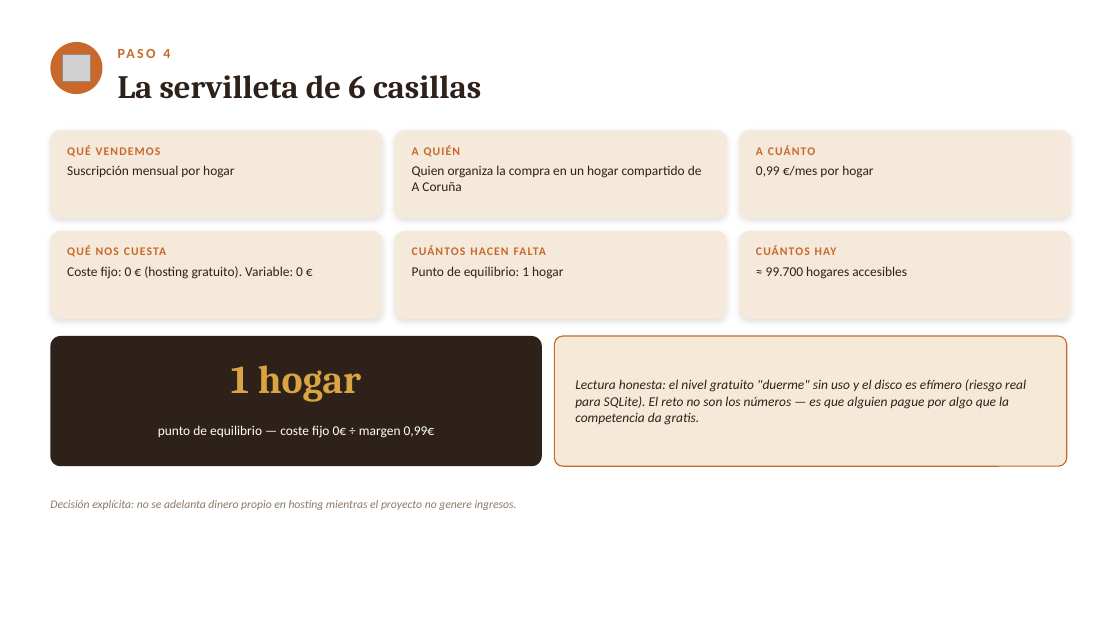
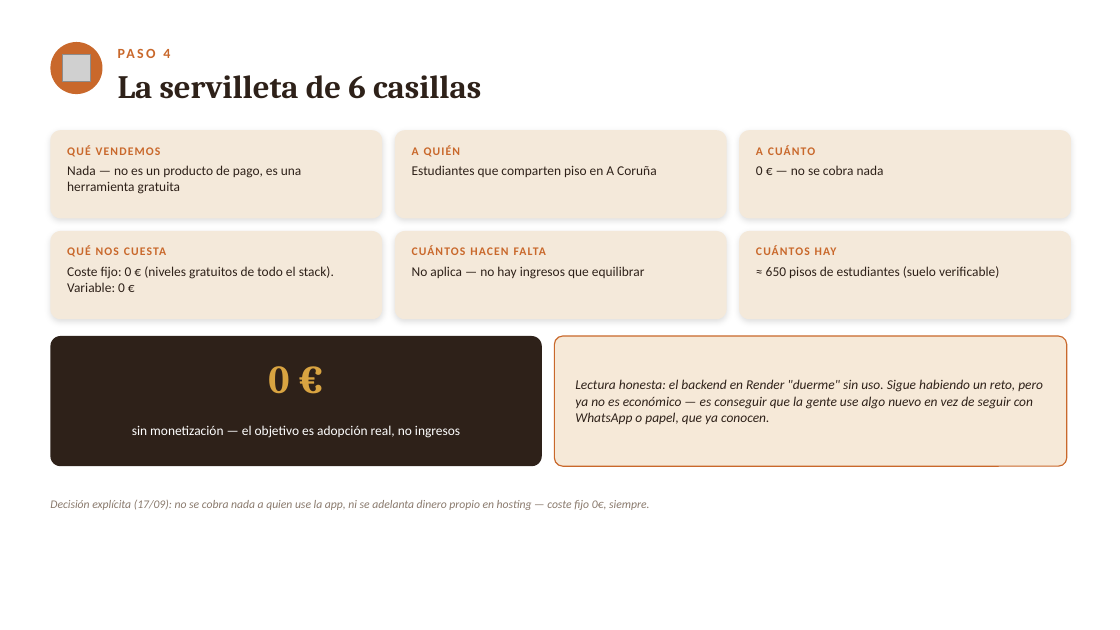
Before and after one commit to lagoanadia/Larder, a slide deck: slide 9 of docs/larder-presentacion.pptx (slide 8 before the commit). Drawn at 1120x630 pixels with LibreOffice and Linux fonts; fonts in the diff are those of the drawing; grey boxes stand for pictures. Boxes give left, top, right and bottom in pixels: in the first picture for what was removed or moved away, otherwise in the second. Text is boxed around its words. In the diff, an @@ line names an element or a change of style, - is before the commit and + after.

```diff
--- a/docs/larder-presentacion.pptx
+++ b/docs/larder-presentacion.pptx
@@ text at bbox=[67, 165, 302, 194]: text changed @@
-Suscripción mensual por hogar
+Nada — no es un producto de pago, es una herramienta gratuita
@@ text at bbox=[412, 165, 656, 177]: text changed @@
-Quien organiza la compra en un hogar compartido de A Coruña
+Estudiantes que comparten piso en A Coruña
@@ text at bbox=[756, 165, 884, 175]: text changed @@
-0,99 €/mes por hogar
+0 € — no se cobra nada
@@ text at bbox=[67, 266, 334, 292]: text changed @@
-Coste fijo: 0 € (hosting gratuito). Variable: 0 €
+Coste fijo: 0 € (niveles gratuitos de todo el stack). Variable: 0 €
@@ text at bbox=[412, 266, 645, 279]: text changed @@
-Punto de equilibrio: 1 hogar
+No aplica — no hay ingresos que equilibrar
@@ text at bbox=[766, 266, 999, 278]: text changed @@
-≈ 99.700 hogares accesibles
+≈ 650 pisos de estudiantes (suelo verificable)
@@ text at bbox=[268, 366, 289, 394]: text changed @@
-1 hogar
+0 €
@@ text at bbox=[575, 379, 1043, 424]: text changed @@
-Lectura honesta: el nivel gratuito "duerme" sin uso y el disco es efímero (riesgo real para SQLite). El reto no son los números — es que alguien pague por algo que la competencia da gratis.
+Lectura honesta: el backend en Render "duerme" sin uso. Sigue habiendo un reto, pero ya no es económico — es conseguir que la gente use algo nuevo en vez de seguir con WhatsApp o papel, que ya conocen.
@@ text at bbox=[132, 425, 460, 438]: text changed @@
-punto de equilibrio — coste fijo 0€ ÷ margen 0,99€
+sin monetización — el objetivo es adopción real, no ingresos
@@ text at bbox=[50, 500, 649, 510]: text changed @@
-Decisión explícita: no se adelanta dinero propio en hosting mientras el proyecto no genere ingresos.
+Decisión explícita (17/09): no se cobra nada a quien use la app, ni se adelanta dinero propio en hosting — coste fijo 0€, siempre.
```
Also in this commit, not shown: 4 other slides changed, 1 slide added, 1 other file.
